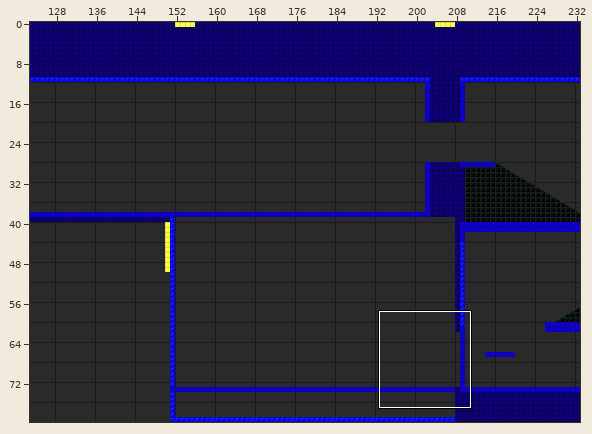
An edit to a level. Tiled map, src/Assets/Prototype/Scenes/upper_basement.tmx. The first picture is a wide view before the edit; the outline marks the close-up.
Close-up. The starting point:
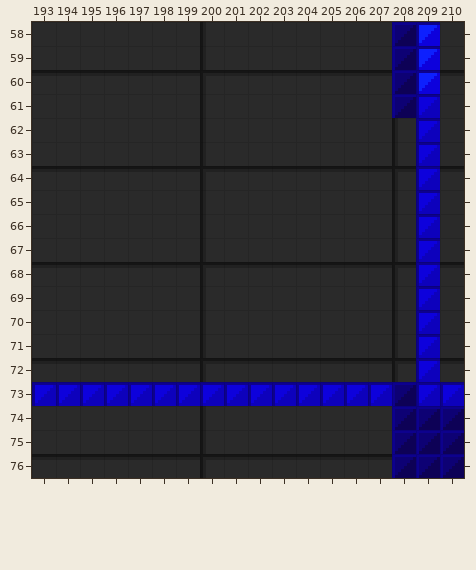
Cells are 8x8 px. Shown: x 193..210, y 58..76. The commit also changed other parts of the map, which this record leaves out.
The same view after the edit:
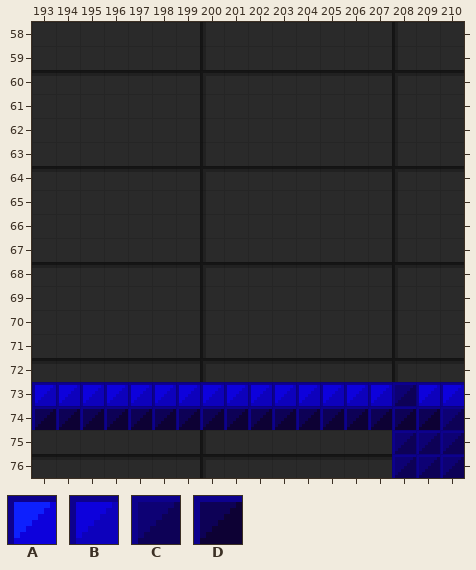
Key: from "Blocks_8x8": A 0, B 1, C 4, D 5.
_ is an empty cell.
What changed:
Layer "Real Platforms":
y 58..60: x 208..209 CA -> __
y 61: x 208..209 CB -> __
y 62..72: x 209 B -> _
y 74: x 193..209 _______________CC -> DDDDDDDDDDDDDDDDD
